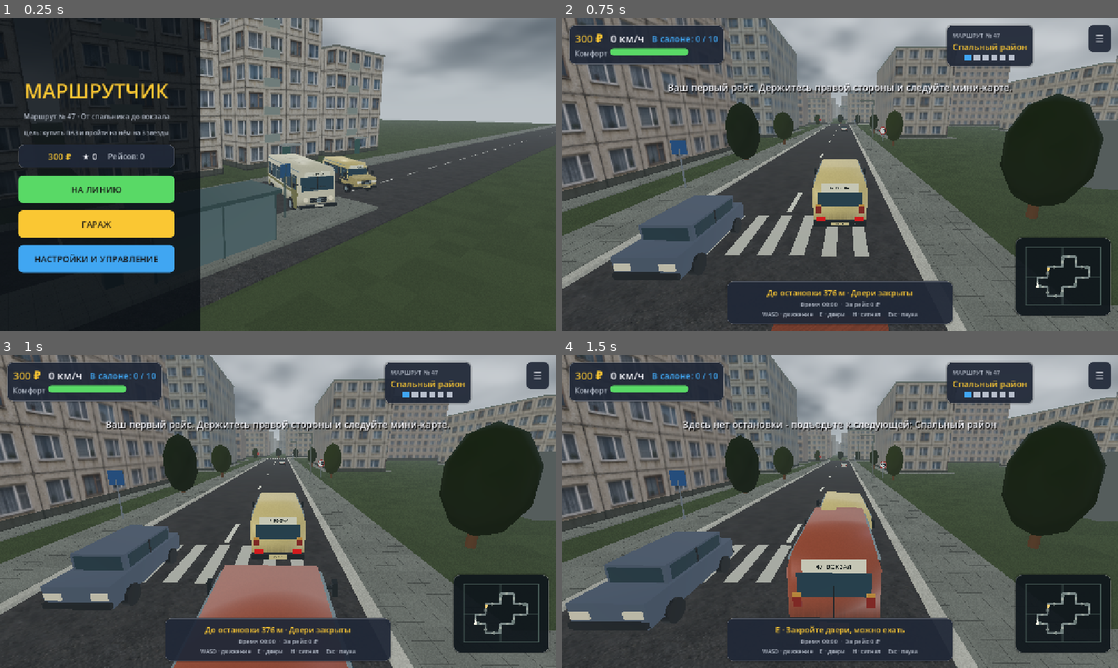
Above: before the commit, frames 1-4 (two rows, left to right).
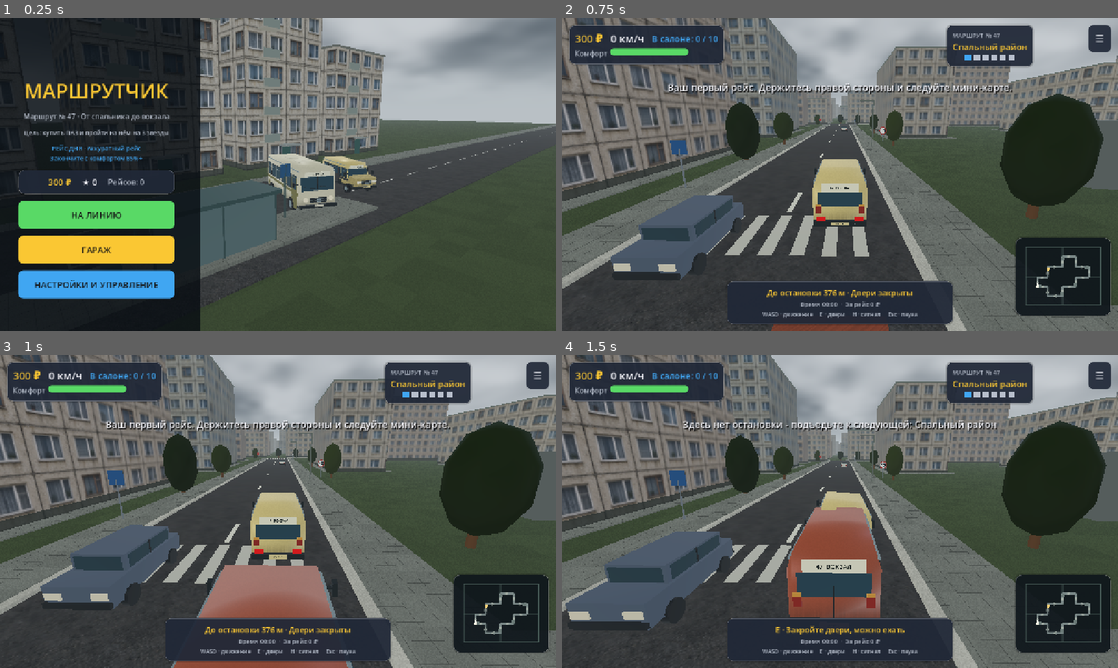
Above: after the commit, the same moments.

Repository: LuardeGames/marshrutchik_sim
Game: Godot game, scene res://scenes/main_menu/main_menu.tscn
The game is run twice, just before and just after one commit, with the same random seed, the same clock (stepped at 60 frames per second) and the same inputs.
Inputs (mouse positions are in pixels of both pictures, inside the frame that each line leads up to):
- Up to frame 1 (0.25 s): no input
- Up to frame 2 (0.75 s): click "НА ЛИНИЮ" at 0.5 s
- Up to frame 3 (1 s): no input
- Up to frame 4 (1.5 s): tap Enter at 1.25 s; move the mouse to (962, 495) at 1.27 s; hold D (steer_right) from 1.28 s (still down); tap E (doors) at 1.35 s; click (962, 495) at 1.42 s

The runs differ from the first frame. In frame 1, 12% of the frame differs, in the area x 3-32%, y 40-90%; in frame 2, nothing differs; in frame 3, nothing differs; in frame 4, nothing differs.

Commit message:
Build passenger progression and harden clean startup

Diff:
--- a/scripts/autoload/audio_manager.gd
+++ b/scripts/autoload/audio_manager.gd
@@ -29,13 +29,20 @@
 	_engine_playback = _engine_player.get_stream_playback()
 	set_process(true)
 	_apply_saved_settings()
-	_music=AudioStreamPlayer.new()
-	var track: AudioStreamWAV=load("res://assets/audio/radio_evening.wav").duplicate()
-	track.loop_mode=AudioStreamWAV.LOOP_FORWARD
-	track.loop_end=track.data.size()/2
-	_music.stream=track
-	add_child(_music)
-	_music.play()
+	# A new checkout may briefly start before the editor has generated the WAV
+	# import cache. Music is optional, so never let that turn into a startup
+	# crash; it starts normally as soon as the resource is available.
+	var loaded_track := load("res://assets/audio/radio_evening.wav")
+	if loaded_track is AudioStreamWAV:
+		_music=AudioStreamPlayer.new()
+		var track: AudioStreamWAV=(loaded_track as AudioStreamWAV).duplicate()
+		track.loop_mode=AudioStreamWAV.LOOP_FORWARD
+		track.loop_end=track.data.size()/2
+		_music.stream=track
+		add_child(_music)
+		_music.play()
+	else:
+		push_warning("AudioManager: radio track is unavailable; continuing without music")
 
 func _apply_saved_settings() -> void:
 	if SaveManager == null:
--- a/scripts/autoload/game_manager.gd
+++ b/scripts/autoload/game_manager.gd
@@ -18,6 +18,7 @@
 var collisions: int = 0
 var missed_required_stops: int = 0
 var trip_running: bool = false
+var daily_challenge: Dictionary = {}
 
 func _ready() -> void:
 	PlatformService.init()
@@ -32,6 +33,7 @@
 	collisions = 0
 	missed_required_stops = 0
 	trip_running = true
+	daily_challenge = DailyChallenge.today()
 	EconomyManager.reset_trip()
 	state = State.DRIVING
 	get_tree().change_scene_to_file(GAMEPLAY_SCENE)
@@ -60,7 +62,10 @@
 
 func register_collision(strength: float) -> void:
 	collisions += 1
+	var damage: float = clampf(strength * 16.0, 3.0, 18.0)
+	SaveManager.damage_vehicle(damage)
 	modify_comfort(-clamp(strength * 12.0, 3.0, 25.0))
+	EventBus.notification.emit("Удар! Состояние машины: %d%%" % int(round(SaveManager.get_vehicle_condition())), 2.0)
 	EventBus.vehicle_collision.emit(strength)
 	AudioManager.play_collision(strength)
 
@@ -91,6 +96,11 @@
 		EconomyManager.add_stop_bonus(speed_bonus)
 	if missed_required_stops > 0:
 		EconomyManager.add_penalty(missed_required_stops * 30)
+	var daily_bonus := 0
+	if DailyChallenge.is_completed(daily_challenge, comfort):
+		daily_bonus = int(daily_challenge.get("bonus", 0))
+		if daily_bonus > 0:
+			EconomyManager.add_stop_bonus(daily_bonus)
 
 	var total := EconomyManager.get_trip_total()
 	var rating := _compute_rating(total)
@@ -112,6 +122,10 @@
 		"total": total,
 		"rating": rating,
 		"comfort": comfort,
+		"vehicle_condition": SaveManager.get_vehicle_condition(),
+		"collisions": collisions,
+		"daily_title": String(daily_challenge.get("title", "")),
+		"daily_bonus": daily_bonus,
 	}
 	_last_summary = summary.duplicate(true)
 	state = State.RESULTS
--- a/scripts/autoload/save_manager.gd
+++ b/scripts/autoload/save_manager.gd
@@ -18,6 +18,7 @@
 	"best_rating": 0,
 	"best_earnings": 0,
 	"trips_completed": 0,
+	"vehicle_condition": 100.0,
 	"sound": {
 		"master": 1.0,
 		"music": 0.35,
@@ -77,6 +78,7 @@
 		data.selected_vehicle="old_marshrutka"
 	data.best_rating=clampi(int(data.best_rating),0,3)
 	data.trips_completed=maxi(0,int(data.trips_completed))
+	data.vehicle_condition=clampf(float(data.get("vehicle_condition",100.0)),0.0,100.0)
 
 func save_game() -> void:
 	var temporary:=SAVE_PATH+".tmp"
@@ -142,6 +144,28 @@
 		data["best_earnings"] = earnings
 	save_game()
 
+func get_vehicle_condition() -> float:
+	return clampf(float(data.get("vehicle_condition",100.0)),0.0,100.0)
+
+func damage_vehicle(amount: float) -> void:
+	if amount <= 0.0:
+		return
+	data["vehicle_condition"] = clampf(get_vehicle_condition() - amount, 0.0, 100.0)
+	save_game()
+
+func get_repair_cost() -> int:
+	return int(ceil((100.0 - get_vehicle_condition()) * 4.0))
+
+func repair_vehicle() -> bool:
+	var cost := get_repair_cost()
+	if cost <= 0:
+		return false
+	if not spend_money(cost):
+		return false
+	data["vehicle_condition"] = 100.0
+	save_game()
+	return true
+
 func get_sound_setting(key: String) -> float:
 	return float(data.get("sound", {}).get(key, 1.0))
 
--- a/scripts/events/random_event_manager.gd
+++ b/scripts/events/random_event_manager.gd
@@ -7,6 +7,8 @@
 var _flavor_timer: float = 0.0
 var _change_timer: float = 0.0
 var active: bool = false
+var triggered_count := 0
+const MAX_EVENTS_PER_TRIP := 3
 
 func _ready() -> void:
 	events = EventCatalog.build()
@@ -15,6 +17,7 @@
 
 func start() -> void:
 	active = true
+	triggered_count = 0
 
 func stop() -> void:
 	active = false
@@ -23,12 +26,14 @@
 	if not active or not GameManager.trip_running:
 		return
 	_flavor_timer -= delta
-	if _flavor_timer <= 0.0:
+	if _flavor_timer <= 0.0 and triggered_count < MAX_EVENTS_PER_TRIP:
 		_trigger_flavor_event()
+		triggered_count += 1
 		_reset_flavor_timer()
 	_change_timer -= delta
-	if _change_timer <= 0.0:
+	if _change_timer <= 0.0 and triggered_count < MAX_EVENTS_PER_TRIP:
 		_trigger_change_event()
+		triggered_count += 1
 		_reset_change_timer()
 
 func _reset_flavor_timer() -> void:
--- a/scripts/game/gameplay.gd
+++ b/scripts/game/gameplay.gd
@@ -55,6 +55,9 @@
 		hud.bind(vehicle, route_manager, passenger_manager)
 
 	EventBus.trip_started.emit()
+	var daily := GameManager.daily_challenge
+	if not daily.is_empty():
+		EventBus.notification.emit("Рейс дня: %s — %s" % [daily.title, daily.description], 4.5)
 	_maybe_show_tutorial()
 
 func _spawn_vehicle(build_result: Dictionary) -> void:
--- a/scripts/passengers/passenger_archetype.gd
+++ b/scripts/passengers/passenger_archetype.gd
@@ -8,3 +8,5 @@
 @export var fare_variance: int = 15
 @export var patience: float = 1.0 # multiplier, higher = more tolerant
 @export var tip_chance: float = 0.15
+@export var boarding_lines: PackedStringArray = []
+@export var jolt_lines: PackedStringArray = []
--- a/scripts/passengers/passenger_catalog.gd
+++ b/scripts/passengers/passenger_catalog.gd
@@ -12,6 +12,8 @@
 	regular.fare_variance = 5
 	regular.patience = 1.0
 	regular.tip_chance = 0.12
+	regular.boarding_lines = ["«На следующей остановите»", "«Картой можно?»"]
+	regular.jolt_lines = ["«Полегче на поворотах!»"]
 	list.append(regular)
 
 	var pensioner := PassengerArchetype.new()
@@ -22,6 +24,8 @@
 	pensioner.fare_variance = 0
 	pensioner.patience = 1.4
 	pensioner.tip_chance = 0.05
+	pensioner.boarding_lines = ["«Мне бы до поликлиники»", "«Передайте за проезд»"]
+	pensioner.jolt_lines = ["«В моё время ездили аккуратнее»"]
 	list.append(pensioner)
 
 	var schoolkid := PassengerArchetype.new()
@@ -32,6 +36,8 @@
 	schoolkid.fare_variance = 0
 	schoolkid.patience = 0.9
 	schoolkid.tip_chance = 0.02
+	schoolkid.boarding_lines = ["«До рынка, пожалуйста»", "«У меня льготный»"]
+	schoolkid.jolt_lines = ["«Ой, рюкзак упал!»"]
 	list.append(schoolkid)
 
 	var hurry := PassengerArchetype.new()
@@ -42,6 +48,8 @@
 	hurry.fare_variance = 5
 	hurry.patience = 0.6
 	hurry.tip_chance = 0.2
+	hurry.boarding_lines = ["«Водитель, я опаздываю!»", "«На следующей, очень срочно»"]
+	hurry.jolt_lines = ["«Можно побыстрее, но не так!»"]
 	list.append(hurry)
 
 	var grumpy := PassengerArchetype.new()
@@ -52,7 +60,33 @@
 	grumpy.fare_variance = 5
 	grumpy.patience = 0.5
 	grumpy.tip_chance = 0.0
+	grumpy.boarding_lines = ["«Опять ждать пришлось»", "«Дверь нормально откройте»"]
+	grumpy.jolt_lines = ["«Вы людей вообще возите?»"]
 	list.append(grumpy)
+
+	var worker := PassengerArchetype.new()
+	worker.id = "worker"
+	worker.display_name = "Работяга"
+	worker.color = Color("5d6b75")
+	worker.base_fare = 55
+	worker.fare_variance = 10
+	worker.patience = 1.15
+	worker.tip_chance = 0.10
+	worker.boarding_lines = ["«После смены только бы доехать»", "«На вокзал, если без гонок»"]
+	worker.jolt_lines = ["«Инструменты по салону поехали!»"]
+	list.append(worker)
+
+	var bag_carrier := PassengerArchetype.new()
+	bag_carrier.id = "bag_carrier"
+	bag_carrier.display_name = "Пассажир с сумкой"
+	bag_carrier.color = Color("92724d")
+	bag_carrier.base_fare = 50
+	bag_carrier.fare_variance = 5
+	bag_carrier.patience = 0.8
+	bag_carrier.tip_chance = 0.08
+	bag_carrier.boarding_lines = ["«Сумку придержите, пожалуйста»", "«Я с этим на конечную»"]
+	bag_carrier.jolt_lines = ["«Картошка опять рассыпалась!»"]
+	list.append(bag_carrier)
 
 	return list
 
--- a/scripts/passengers/passenger_manager.gd
+++ b/scripts/passengers/passenger_manager.gd
@@ -24,6 +24,7 @@
 var _processed_stop: StopArea = null
 var boarding_pending: int = 0
 var _boost_boarding_speed: float = 1.0
+var _last_dialogue_time := -100.0
 
 func setup(vehicle_ref: VehicleController, route_mgr: RouteManager, parent: Node3D, stops_order: Array[int]) -> void:
 	vehicle = vehicle_ref
@@ -43,11 +44,12 @@
 		return # nobody waits to board at the final terminus
 	var stop: StopArea = _stops_by_id.get(stop_id)
 	var list: Array = waiting.get(stop_id, [])
-	var count := randi_range(4, 8)
+	var multiplier: float = float(GameManager.daily_challenge.get("passenger_multiplier", 1.0))
+	var count: int = clampi(int(round(float(randi_range(4, 8)) * multiplier)), 3, 12)
 	for i in range(count):
 		var archetype := PassengerCatalog.random_archetype()
 		var dest := _pick_destination(stop_id)
-		var fare := archetype.base_fare + randi_range(-archetype.fare_variance, archetype.fare_variance)
+		var fare: int = int(round(float(archetype.base_fare + randi_range(-archetype.fare_variance, archetype.fare_variance)) * float(GameManager.daily_challenge.get("fare_multiplier", 1.0))))
 		var node := _spawn_standing_passenger(stop, archetype, i, count)
 		list.append({"archetype": archetype, "fare": fare, "destination_stop_id": dest, "node": node})
 	waiting[stop_id] = list
@@ -151,6 +153,7 @@
 ## over to the door and pays their fare on arrival - no new node created,
 ## it's the same NPC the player saw waiting.
 func _send_passenger_to_board(entry: Dictionary) -> void:
+	_say(entry.get("archetype"), "boarding_lines")
 	var p: Passenger = entry.get("node")
 	if p == null or not is_instance_valid(p):
 		# NPC got cleaned up some other way - still honor the boarding so
@@ -225,3 +228,14 @@
 	for c in world_parent.get_children():
 		if c is Passenger:
 			c.react_to_jolt()
+	if not aboard.is_empty():
+		_say((aboard[randi() % aboard.size()] as Dictionary).get("archetype"), "jolt_lines")
+
+func _say(archetype: PassengerArchetype, field: String) -> void:
+	if archetype == null or GameManager.trip_time - _last_dialogue_time < 7.0:
+		return
+	var lines: PackedStringArray = archetype.boarding_lines if field == "boarding_lines" else archetype.jolt_lines
+	if lines.is_empty():
+		return
+	_last_dialogue_time = GameManager.trip_time
+	EventBus.notification.emit("%s — %s" % [lines[randi() % lines.size()], archetype.display_name], 2.6)
--- /dev/null
+++ b/scripts/progression/daily_challenge.gd
@@ -0,0 +1,18 @@
+extends RefCounted
+class_name DailyChallenge
+## Small deterministic daily modifier. It needs no server state for the
+## first release, so every device gets a stable challenge for its local day.
+
+static func today() -> Dictionary:
+	var d := Time.get_date_dict_from_system()
+	var key: int = int(d.year) * 372 + int(d.month) * 31 + int(d.day)
+	match posmod(key, 3):
+		0:
+			return {"id":"rush_hour", "title":"Час пик", "description":"На остановках больше пассажиров", "passenger_multiplier":1.45, "bonus":70}
+		1:
+			return {"id":"careful_day", "title":"Аккуратный рейс", "description":"Закончите с комфортом 85%+", "passenger_multiplier":1.0, "bonus":90, "comfort_target":85.0}
+		_:
+			return {"id":"fare_day", "title":"День зарплаты", "description":"Пассажиры оставляют больше выручки", "passenger_multiplier":1.15, "fare_multiplier":1.18, "bonus":75}
+
+static func is_completed(challenge: Dictionary, comfort: float) -> bool:
+	return comfort >= float(challenge.get("comfort_target", 0.0))
--- a/scripts/ui/garage.gd
+++ b/scripts/ui/garage.gd
@@ -5,6 +5,8 @@
 var money_label: Label
 var upgrades_box: VBoxContainer
 var vehicles_box: HBoxContainer
+var condition_label: Label
+var repair_button: Button
 
 func _ready() -> void:
 	set_anchors_preset(Control.PRESET_FULL_RECT)
@@ -38,6 +40,22 @@
 	money_label.set_anchors_preset(Control.PRESET_TOP_RIGHT)
 	money_label.position = Vector2(-390, 22)
 	add_child(money_label)
+	condition_label = UITheme.make_label("", 16, UITheme.COLOR_TEXT_DIM)
+	condition_label.set_anchors_preset(Control.PRESET_TOP_RIGHT)
+	condition_label.position = Vector2(-390, 53)
+	add_child(condition_label)
+	repair_button = Button.new()
+	repair_button.set_anchors_preset(Control.PRESET_TOP_RIGHT)
+	repair_button.position = Vector2(-195, 60)
+	repair_button.custom_minimum_size = Vector2(170, 38)
+	UITheme.style_button(repair_button, UITheme.COLOR_ACCENT, Color(0.05, 0.05, 0.05), 14)
+	add_child(repair_button)
+	repair_button.pressed.connect(func():
+		if SaveManager.repair_vehicle():
+			AudioManager.play_money()
+			_refresh_money()
+			_refresh_vehicles())
+	_refresh_condition()
 	var drive:=Button.new()
 	drive.text="На линию →"
 	UITheme.style_button(drive,UITheme.COLOR_GOOD,Color.BLACK,18)
@@ -49,6 +67,17 @@
 
 func _refresh_money() -> void:
 	money_label.text = "%d ₽" % SaveManager.get_money()
+	_refresh_condition()
+
+func _refresh_condition() -> void:
+	if condition_label == null or repair_button == null:
+		return
+	var condition := SaveManager.get_vehicle_condition()
+	condition_label.text = "Состояние: %d%%" % int(round(condition))
+	condition_label.modulate = UITheme.COLOR_GOOD if condition >= 70.0 else (UITheme.COLOR_ACCENT if condition >= 40.0 else UITheme.COLOR_BAD)
+	var cost := SaveManager.get_repair_cost()
+	repair_button.text = "Исправна" if cost <= 0 else "Ремонт: %d ₽" % cost
+	repair_button.disabled = cost <= 0 or SaveManager.get_money() < cost
 
 func _build_vehicles() -> void:
 	var panel := PanelContainer.new()
--- a/scripts/ui/hud.gd
+++ b/scripts/ui/hud.gd
@@ -378,6 +378,9 @@
 	vbox.add_child(UITheme.make_label("Остановки и время: %d ₽" % summary.get("stop_bonus", 0), 18, UITheme.COLOR_GOOD))
 	vbox.add_child(UITheme.make_label("Бонус за комфорт: %d ₽" % summary.comfort_bonus, 18, UITheme.COLOR_GOOD))
 	vbox.add_child(UITheme.make_label("Штрафы: -%d ₽" % summary.penalties, 18, UITheme.COLOR_BAD))
+	vbox.add_child(UITheme.make_label("Состояние машины: %d%% · столкновений: %d" % [int(round(summary.get("vehicle_condition",100.0))), int(summary.get("collisions",0))], 16, UITheme.COLOR_TEXT_DIM))
+	if int(summary.get("daily_bonus", 0)) > 0:
+		vbox.add_child(UITheme.make_label("Рейс дня «%s»: +%d ₽" % [summary.get("daily_title", ""), int(summary.daily_bonus)], 16, UITheme.COLOR_ACCENT_2))
 	vbox.add_child(UITheme.make_label("Время: %s" % GameManager.format_time(summary.time), 18))
 	vbox.add_child(UITheme.make_label("Итог: %d ₽" % summary.total, 24, UITheme.COLOR_ACCENT, true))
 
--- a/scripts/ui/main_menu.gd
+++ b/scripts/ui/main_menu.gd
@@ -1,7 +1,12 @@
 extends Control
 ## Main menu: title, navigation, money/best-rating readout, settings modal.
 
-var settings_panel: SettingsOverlay
+## Explicit preloads keep the menu bootable even while Godot is rebuilding
+## its global class cache after a fresh clone/import.
+const SettingsOverlayScript := preload("res://scripts/ui/settings_overlay.gd")
+const MenuBackdropScript := preload("res://scripts/ui/menu_backdrop.gd")
+
+var settings_panel: Control
 
 func _ready() -> void:
 	set_anchors_preset(Control.PRESET_FULL_RECT)
@@ -11,7 +16,7 @@
 	AudioManager.set_engine_running(false)
 
 func _build_background() -> void:
-	add_child(MenuBackdrop.new())
+	add_child(MenuBackdropScript.new())
 	var shade := ColorRect.new()
 	shade.color = Color(0.03,0.05,0.07,0.82)
 	shade.set_anchors_preset(Control.PRESET_LEFT_WIDE)
@@ -37,6 +42,11 @@
 	var goal := UITheme.make_label("Маршрут освоен! Улучшайте рекорд." if mastered else "Цель: купить ПАЗ и пройти на нём на 3 звезды",14,UITheme.COLOR_TEXT_DIM)
 	goal.horizontal_alignment = HORIZONTAL_ALIGNMENT_CENTER
 	vbox.add_child(goal)
+	var daily := DailyChallenge.today()
+	var daily_label := UITheme.make_label("РЕЙС ДНЯ · %s\n%s" % [daily.title, daily.description], 14, UITheme.COLOR_ACCENT_2, true)
+	daily_label.autowrap_mode = TextServer.AUTOWRAP_WORD_SMART
+	daily_label.horizontal_alignment = HORIZONTAL_ALIGNMENT_CENTER
+	vbox.add_child(daily_label)
 
 	var stats_panel := PanelContainer.new()
 	stats_panel.add_theme_stylebox_override("panel", UITheme.panel_style())
@@ -67,5 +77,5 @@
 	return btn
 
 func _build_settings_modal() -> void:
-	settings_panel=SettingsOverlay.new()
+	settings_panel=SettingsOverlayScript.new()
 	add_child(settings_panel)
--- a/scripts/vehicle/vehicle_controller.gd
+++ b/scripts/vehicle/vehicle_controller.gd
@@ -63,8 +63,11 @@
 func _apply_definition() -> void:
 	var engine_mult := EconomyManager.get_upgrade_multiplier("engine")
 	var brake_mult := EconomyManager.get_upgrade_multiplier("brakes")
-	max_speed = definition.base_max_speed * engine_mult
-	acceleration = definition.base_acceleration * engine_mult
+	# Damage gently affects the way the bus feels without making a single
+	# collision a softlock. Repairs in the garage restore the full values.
+	var condition_mult := lerpf(0.72, 1.0, SaveManager.get_vehicle_condition() / 100.0)
+	max_speed = definition.base_max_speed * engine_mult * condition_mult
+	acceleration = definition.base_acceleration * engine_mult * condition_mult
 	brake_force = definition.base_brake_force * brake_mult
 	capacity = definition.base_capacity + EconomyManager.get_extra_capacity()
 
--- a/tests/smoke_test.gd
+++ b/tests/smoke_test.gd
@@ -54,9 +54,24 @@
 	for u in EconomyManager.upgrades:
 		_check("upgrade '%s' has >= 3 levels" % u.id, u.max_level >= 3)
 
+	# --- repair loop ---
+	SaveManager.data["vehicle_condition"] = 70.0
+	SaveManager.data["money"] = 100000
+	var repair_cost: int = SaveManager.get_repair_cost()
+	_check("damaged vehicle has repair cost", repair_cost > 0)
+	_check("repair restores condition", SaveManager.repair_vehicle() and is_equal_approx(SaveManager.get_vehicle_condition(), 100.0))
+
 	# --- vehicle catalog ---
 	var vehicles := VehicleCatalog.build()
 	_check("at least 2 vehicles available", vehicles.size() >= 2)
+	_check("passenger catalog has 7 release archetypes", PassengerCatalog.build().size() >= 7)
+	var daily := DailyChallenge.today()
+	_check("daily challenge has player-facing text", not String(daily.get("title", "")).is_empty() and not String(daily.get("description", "")).is_empty())
+
+	# Fresh-import regression: menu dependencies must resolve directly instead
+	# of relying on a warmed global-class cache.
+	var menu_scene: PackedScene = load("res://scenes/main_menu/main_menu.tscn")
+	_check("main menu scene loads", menu_scene != null)
 
 	# --- gameplay scene loads and builds world ---
 	var gameplay_scene: PackedScene = load("res://scenes/gameplay/gameplay.tscn")
Not shown, added: scripts/progression/daily_challenge.gd.uid
Not shown, changed: docs/REVIEW.md
